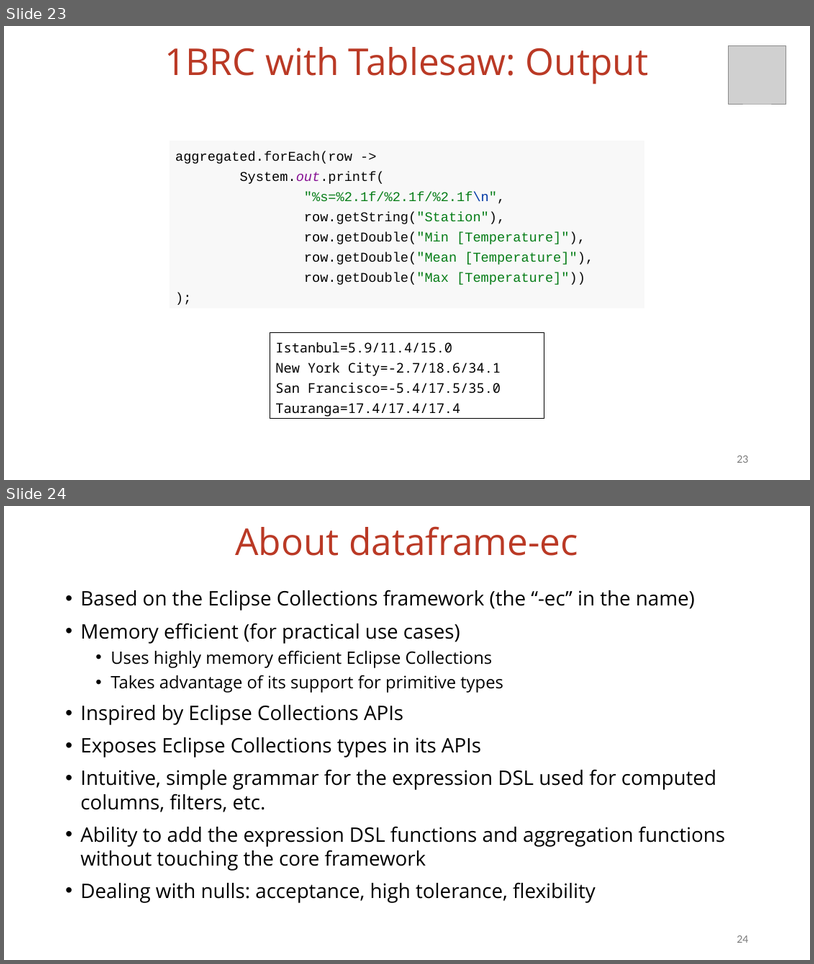
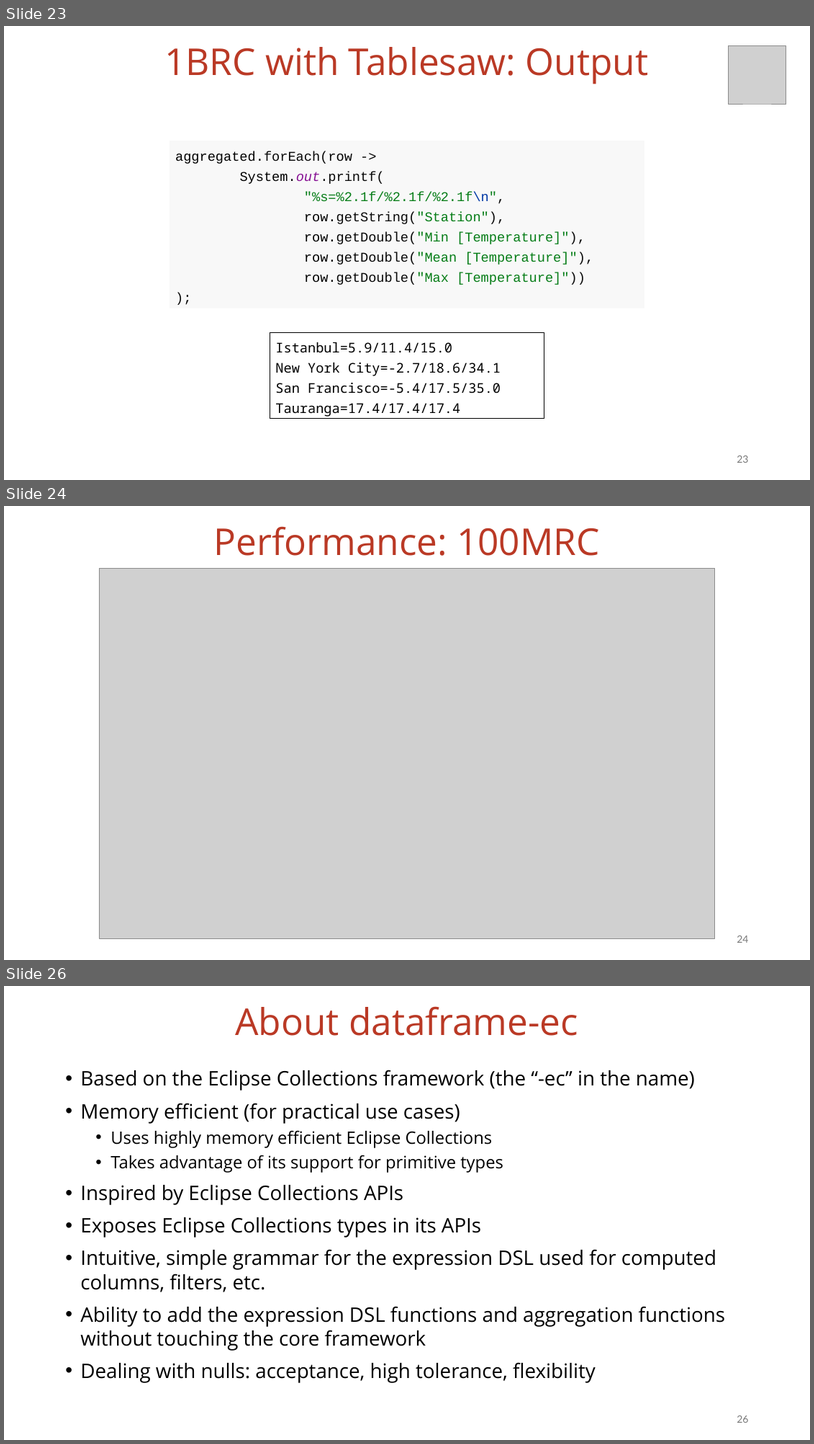
Before and after one commit to vmzakharov/missing-dataframe-talk, a slide deck: presentation/Missing_Dataframe_Long.pptx. Shown one above the other, each under a label of ours: slides 23 and 24 before the commit, slides 23, 24 and 26 after it; the slides between them are not shown. The pictures are 814x964 and 814x1444 pixels, drawn with LibreOffice and Linux fonts; fonts in the diff are those of the drawing; grey boxes stand for pictures. Boxes give left, top, right and bottom in pixels: in the first picture for what was removed or moved away, otherwise in the second. Text is boxed around its words. In the diff, an @@ line names an element or a change of style, - is before the commit and + after.

```diff
--- a/presentation/Missing_Dataframe_Long.pptx
+++ b/presentation/Missing_Dataframe_Long.pptx
@@ slide 24 added at box(4, 506, 810, 960), background #FFFFFF @@
@@ title added at box(214, 526, 599, 556), 44 pt, text #BA3925 @@
+Performance: 100MRC
@@ picture added at box(99, 569, 715, 939) @@
@@ page number added at box(737, 935, 748, 942), 12 pt, text #797979 @@
+24
@@ what was slide 24 is now slide 26 @@
@@ page number at box(737, 1415, 748, 1422): text changed @@
-24
+26
```
Also in this commit, not shown: 8 slides changed, 1 other slide added, 1 slide removed, 1 other file.
